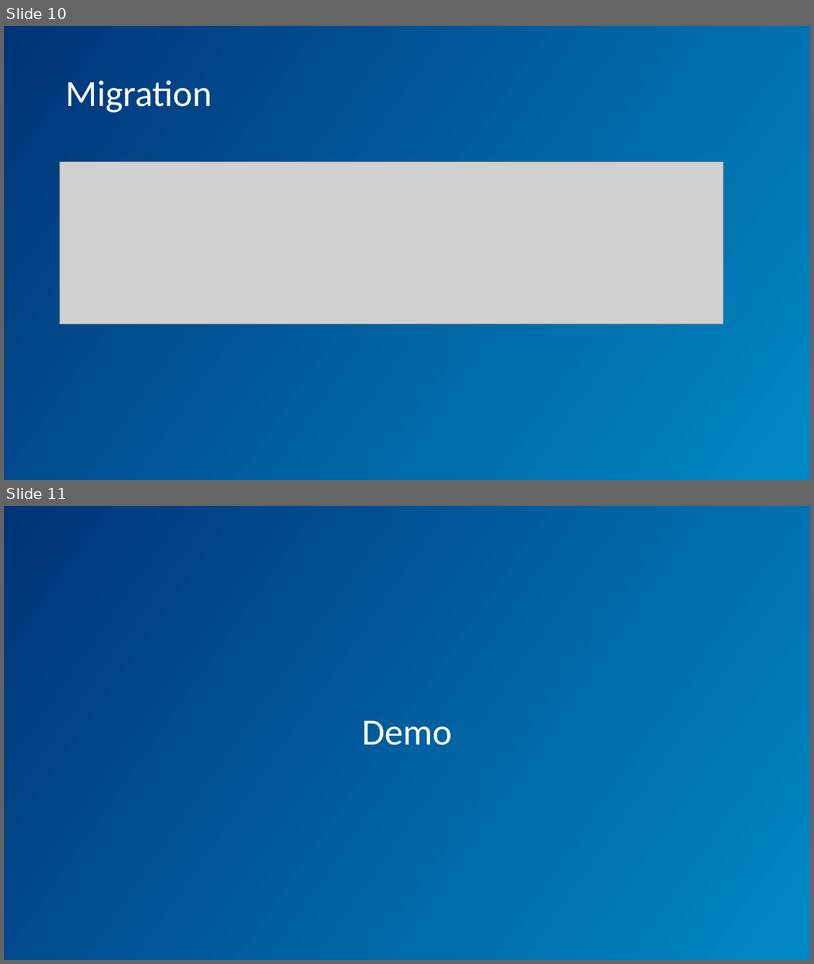
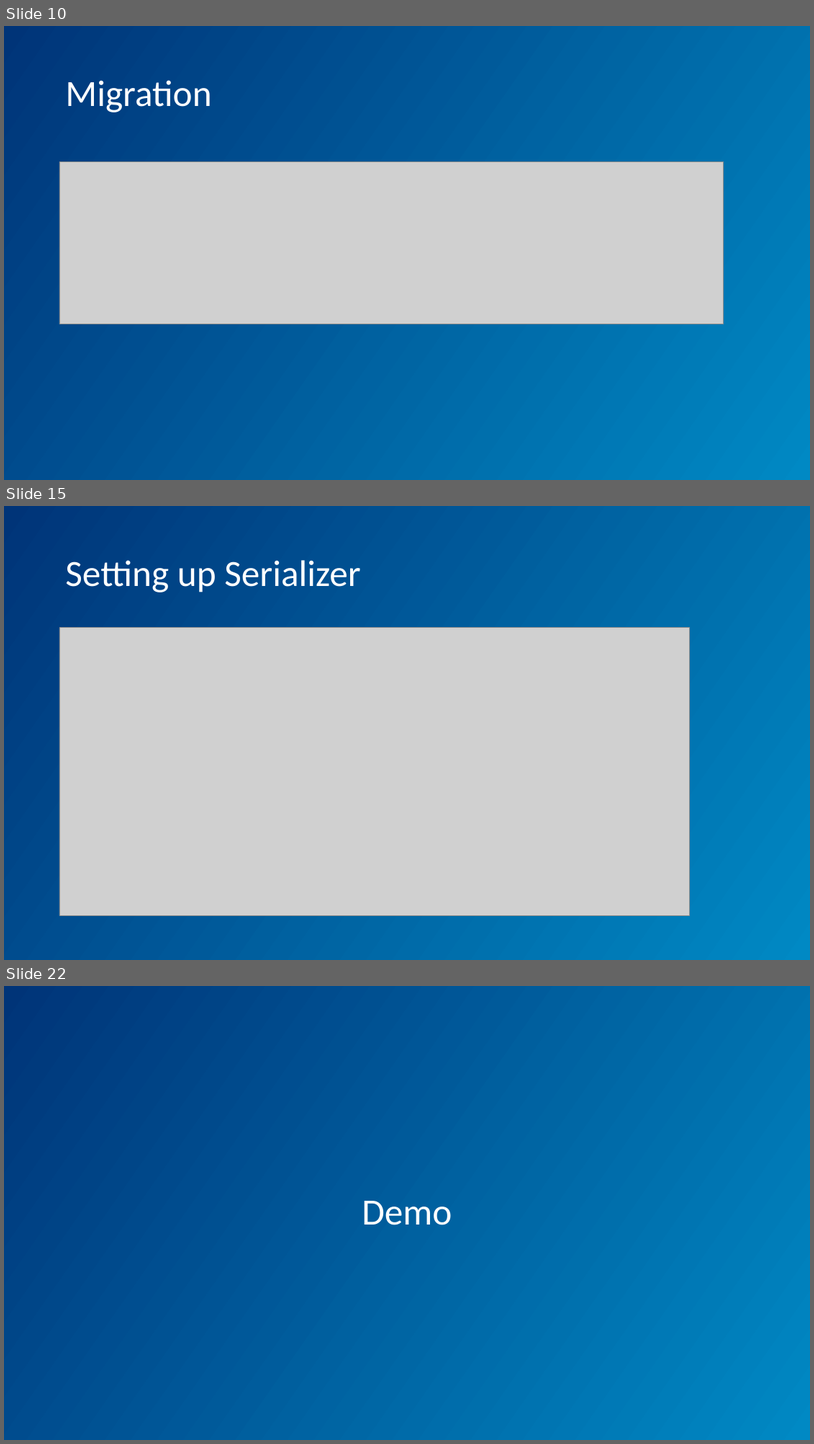
Before and after one commit to pratik-philips/DataStore-Android-Demo, a slide deck: DataStore.pptx. Shown one above the other, each under a label of ours: slides 10 and 11 before the commit, slides 10, 15 and 22 after it; the slides between them are not shown. The pictures are 814x964 and 814x1444 pixels, drawn with LibreOffice and Linux fonts; fonts in the diff are those of the drawing; grey boxes stand for pictures; background and template pictures are left out. Boxes give left, top, right and bottom in pixels: in the first picture for what was removed or moved away, otherwise in the second. Text is boxed around its words. In the diff, an @@ line names an element or a change of style, - is before the commit and + after.

```diff
--- a/DataStore.pptx
+++ b/DataStore.pptx
@@ slide 15 added at (4, 506, 810, 960), background gradient #003478 to #0089C4 @@
@@ title added at (65, 560, 360, 592), 44 pt, text #FFFFFF @@
+Setting up Serializer
@@ picture added at (59, 628, 691, 916) @@
@@ what was slide 11 is now slide 22 @@
```
Also in this commit, not shown: 1 slide changed, 10 other slides added, 4 other files.
